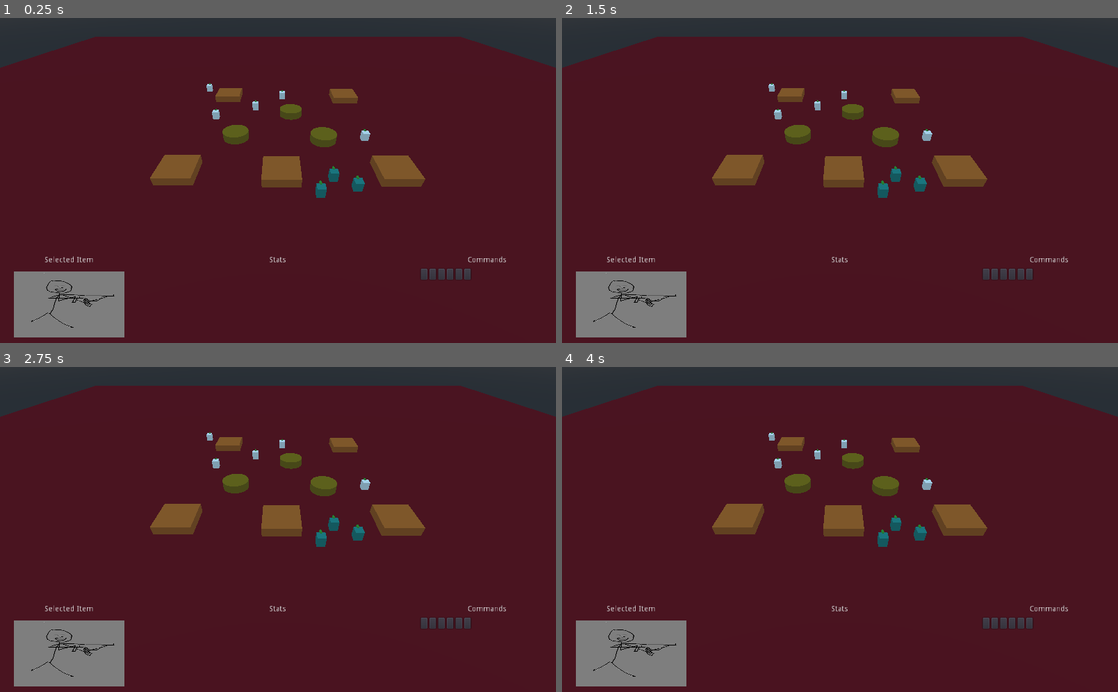
Above: before the commit, frames 1-4 (two rows, left to right).
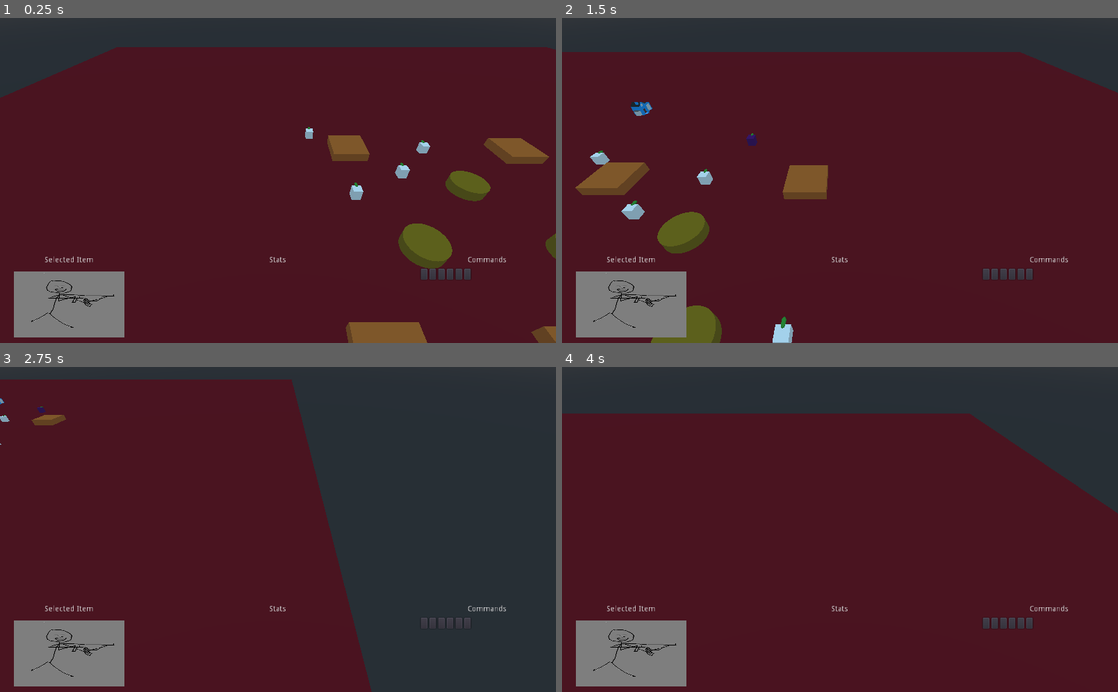
Above: after the commit, the same moments.

Repository: Ellord207/GodotShenanigans
Game: Godot game, scene res://World/TestWorld.tscn
The game is run twice, just before and just after one commit, with the same random seed, the same clock (stepped at 60 frames per second) and the same inputs.
Inputs (mouse positions are in pixels of both pictures, inside the frame that each line leads up to):
- Up to frame 1 (0.25 s): no input
- Up to frame 2 (1.5 s): move the mouse to (962, 164) at 0.52 s; hold Right 0.53-1.28 s; tap B (CreateBuildingKey) at 0.6 s; click (962, 164) at 0.67 s; move the mouse to (728, 196) at 1.27 s; hold Down from 1.28 s (still down); tap C (CreateUnitKey) at 1.35 s
- Up to frame 3 (2.75 s): move the mouse to (333, 458) at 2.02 s; release Down at 2.03 s; hold Right from 2.03 s (still down); right-click (333, 458) at 2.1 s
- Up to frame 4 (4 s): move the mouse to (812, 594) at 2.77 s; release Right at 2.78 s; hold Up 2.78-3.53 s; click (812, 594) at 2.85 s; move the mouse to (1006, 578) at 3.52 s; hold Left from 3.53 s (still down); tap B (CreateBuildingKey) at 3.6 s

The runs differ from the first frame. In frame 1, 12% of the frame differs, in the area x 0-100%, y 5-100%; in frame 2, 12%; in frame 3, 41%, in the area x 0-100%, y 3-100%; in frame 4, 15%.
Error before the commit: Parse Error: The identifier "VillageData" isn't declared in the current scope. (res://World/CamControl.gd:40)
Error after the commit: Invalid operands 'String' and 'int' in operator '=='. (res://Actors/Unit.gd:46)

Commit message:
Update camera scroll limit for bigger world

Diff:
--- a/World/CamControl.gd
+++ b/World/CamControl.gd
@@ -2,7 +2,7 @@
 
 const MOVE_MARGIN = 20;
 const CAMERA_SPEED = 100;
-export var max_cam_dist = 200; # Arbitrary 40 picked
+export var max_cam_dist = 60;
 export var zoom_fov_increment = 5;
 var MAX_CAMERA_RIGHT_DISTANCE_X = max_cam_dist;
 var MAX_CAMERA_LEFT_DISTANCE_X = -1 * max_cam_dist;
--- a/project.godot
+++ b/project.godot
@@ -29,6 +29,10 @@
 config/name="GMTK Game Jam 2020-Out Of Control"
 run/main_scene="res://World/TestWorld.tscn"
 config/icon="res://icon.png"
+
+[autoload]
+
+VillageData="*res://VillageData.gd"
 
 [input]
 
